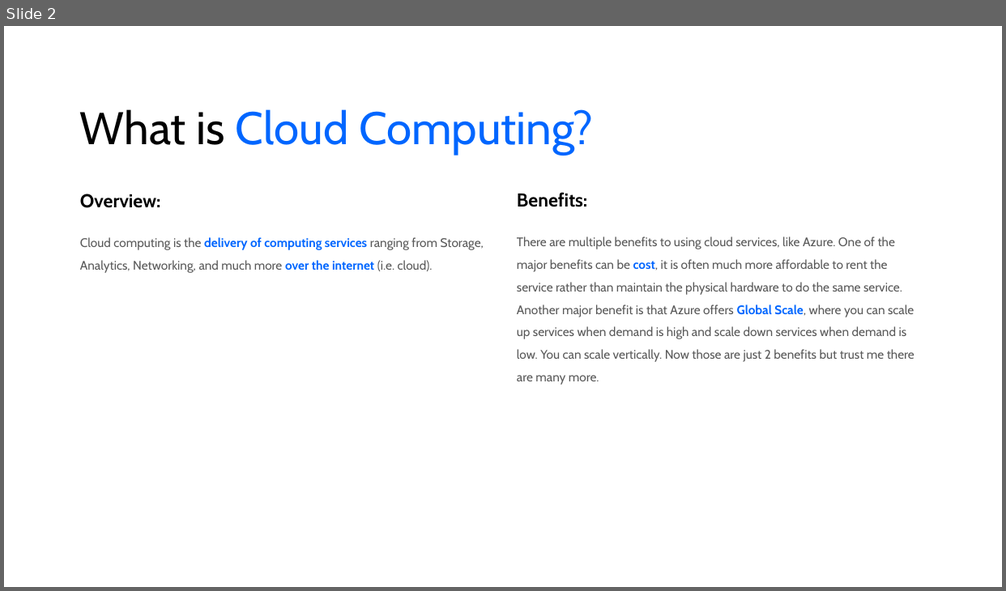
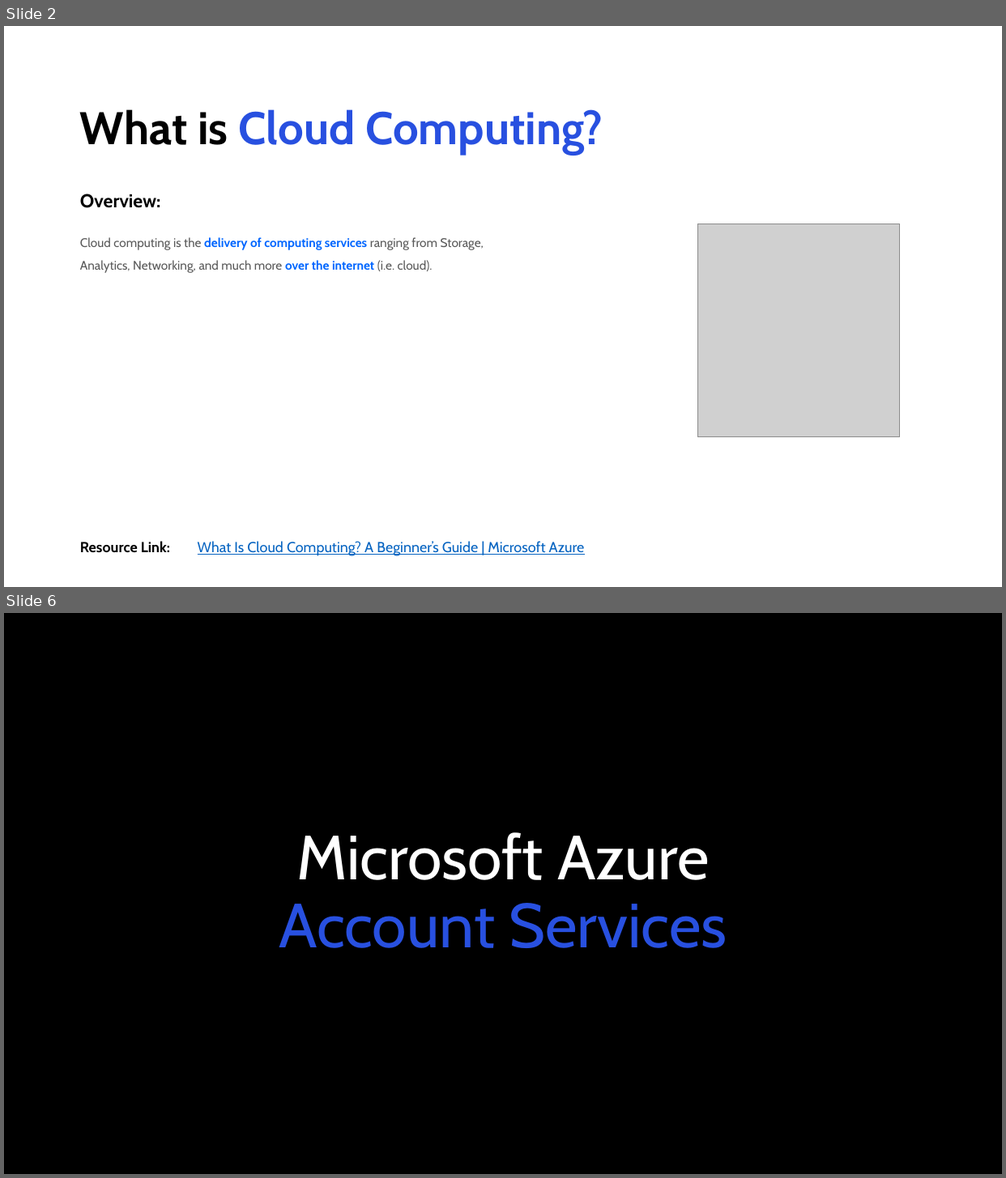
Before and after one commit to areed1192/azure-sql-data-project, a slide deck: samples/resources/Microsoft Azure.pptx. Shown one above the other, each under a label of ours: slide 2 before the commit, slides 2 and 6 after it; the slides between them are not shown. The pictures are 1006x591 and 1006x1178 pixels, drawn with LibreOffice and Linux fonts; fonts in the diff are those of the drawing; grey boxes stand for pictures. Boxes give left, top, right and bottom in pixels: in the first picture for what was removed or moved away, otherwise in the second. Text is boxed around its words. In the diff, an @@ line names an element or a change of style, - is before the commit and + after.

```diff
--- a/samples/resources/Microsoft Azure.pptx
+++ b/samples/resources/Microsoft Azure.pptx
@@ slide 6 added at [4, 613, 1002, 1174], background #000000 @@
@@ title added at [279, 833, 727, 948], 60 pt, text #2850E0 @@
+Microsoft Azure
+Account Services
@@ slide 2 changed as well @@
@@ title "What is Cloud Computing?" at [80, 109, 603, 155]: text colour #0066FF to #2850E0 in "Cloud Computing?"; bold on @@
@@ text removed at [517, 192, 587, 207] @@
-Benefits:
@@ text removed at [517, 237, 914, 385] @@
-There are multiple benefits to using cloud services, like Azure. One of the major benefits can be cost, it is often much more affordable to rent the service rather than maintain the physical hardware to do the same service. Another major benefit is that Azure offers Global Scale, where you can scale up services when demand is high and scale down services when demand is low. You can scale vertically. Now those are just 2 benefits but trust me there are many more.
@@ picture added at [698, 224, 900, 437] @@
@@ text added at [80, 541, 170, 552], 14 pt, text #000000, bold @@
+Resource Link:
@@ text added at [198, 541, 585, 557], 14 pt, text #0563C1, underline @@
+What Is Cloud Computing? A Beginner’s Guide | Microsoft Azure
```
Also in this commit, not shown: 7 other slides changed, 11 other slides added, 9 other files.
